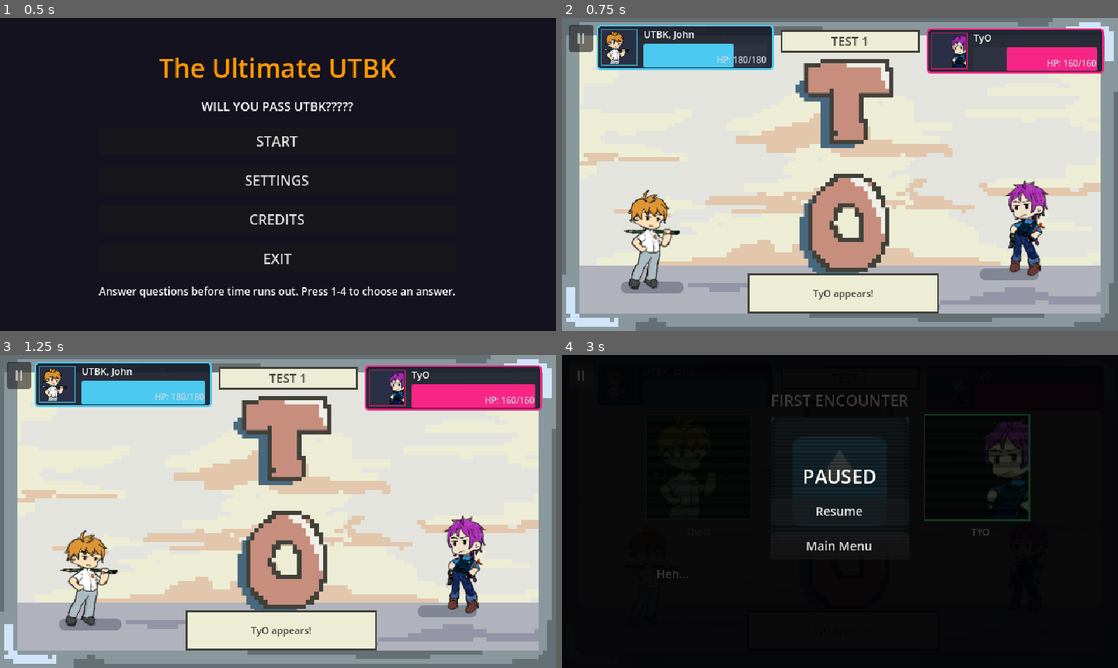
Above: before the commit, frames 1-4 (two rows, left to right).
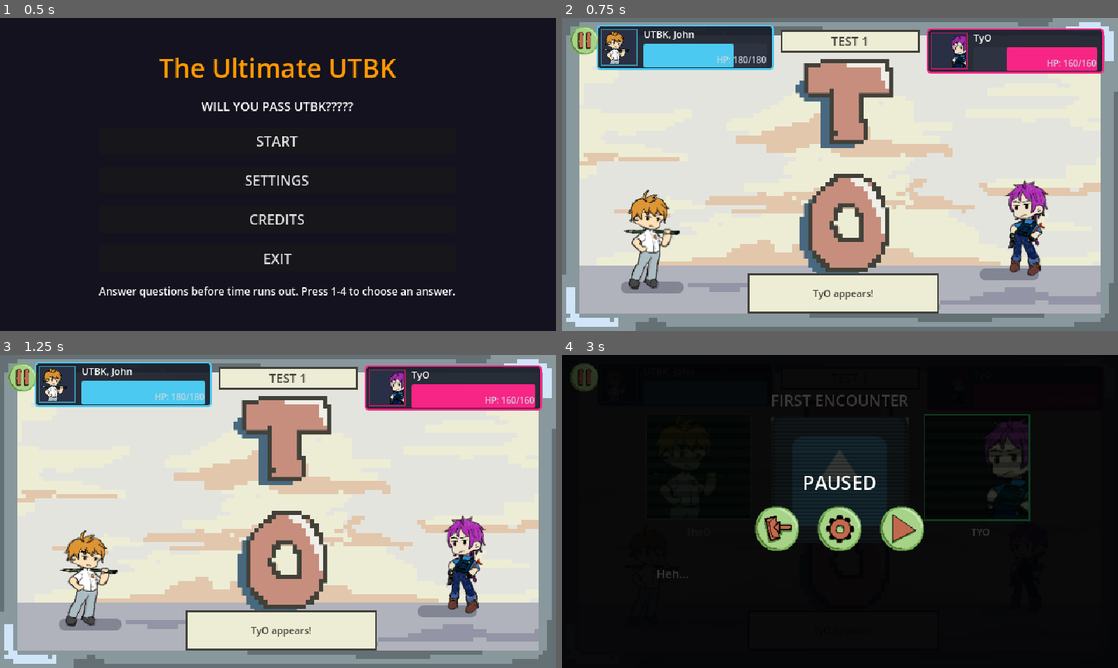
Above: after the commit, the same moments.

Repository: haikal0179/Hands-On-GIMAPP-Bytngjbbl
Game: Godot game, scene res://features/title/title.tscn
The game is run twice, just before and just after one commit, with the same random seed, the same clock (stepped at 60 frames per second) and the same inputs.
Inputs (mouse positions are in pixels of both pictures, inside the frame that each line leads up to; where the layout moved, square brackets give the same spot in the first picture):
- Up to frame 1 (0.5 s): no input
- Up to frame 2 (0.75 s): click "START" at 0.5 s
- Up to frame 3 (1.25 s): no input
- Up to frame 4 (3 s): click (584, 376) [578, 376] at 1.25 s; click (901, 530) [840, 511] at 2 s; click (584, 376) [578, 376] at 2.75 s

Frame 1 is identical in both runs. In frame 2, 0.4% of the frame differs, in the area x 1-7%, y 2-12%; in frame 3, 0.4%; in frame 4, 3.5%, in the area x 1-66%, y 2-63%.

Commit message:
feat(battle): change buttons icons, add settings button to pause menu, and Escape shortcut for the pause menu

Diff:
--- a/features/battle/battle.gd
+++ b/features/battle/battle.gd
@@ -9,6 +9,10 @@
 const UIKit := preload("res://core/ui_kit.gd")
 const QuizPanel := preload("res://features/quiz/quiz_panel.gd")
 const DialogueScene := preload("res://features/story/dialogue.tscn")
+const SettingsScene := preload("res://features/settings/settings.tscn")
+const EXIT_BUTTON_ICON := preload("res://assets/art/button/Exit button.png")
+const SETTINGS_BUTTON_ICON := preload("res://assets/art/button/Settings button.png")
+const RESUME_BUTTON_ICON := preload("res://assets/art/button/Play button.png")
 
 @export var intro_pause := 1.3      # jeda "musuh muncul" sebelum soal pertama
 @export var resolve_pause := 1.4    # jeda layar battle setelah jawaban (intermezzo)
@@ -32,6 +36,8 @@
 var finished := false
 var quiz
 var pause_layer: ColorRect
+var pause_canvas: CanvasLayer
+var pause_settings: Control
 var story_ui: CanvasLayer
 
 
@@ -53,6 +59,7 @@
 	quiz.answered.connect(_on_quiz_answered)
 
 	_build_pause_layer()
+	pause_canvas.get_node("PauseButton").escape_pressed.connect(_on_escape_pressed)
 
 	story_ui = DialogueScene.instantiate()
 	add_child(story_ui)
@@ -199,6 +206,33 @@
 	get_tree().paused = false
 
 
+func _on_escape_pressed() -> void:
+	if pause_settings != null:
+		_on_pause_settings_closed()
+	elif get_tree().paused:
+		_on_resume()
+	else:
+		_on_pause()
+
+
+func _on_pause_settings() -> void:
+	if pause_settings != null:
+		return
+
+	pause_layer.hide()
+	pause_settings = SettingsScene.instantiate()
+	pause_settings.set("close_to_main_menu", false)
+	pause_settings.connect("closed", _on_pause_settings_closed)
+	pause_canvas.add_child(pause_settings)
+
+
+func _on_pause_settings_closed() -> void:
+	if pause_settings != null:
+		pause_settings.queue_free()
+		pause_settings = null
+	pause_layer.show()
+
+
 func _on_quit() -> void:
 	get_tree().paused = false
 	Audio.set_music_ducked(false)
@@ -206,7 +240,7 @@
 
 
 func _build_pause_layer() -> void:
-	var pause_canvas := CanvasLayer.new()
+	pause_canvas = CanvasLayer.new()
 	pause_canvas.layer = 30
 	pause_canvas.process_mode = Node.PROCESS_MODE_ALWAYS
 	add_child(pause_canvas)
@@ -229,9 +263,23 @@
 	box.add_theme_constant_override("separation", 10)
 	center.add_child(box)
 	box.add_child(UIKit.make_label("PAUSED", 22))
-	var resume := UIKit.make_button("Resume", 14)
+
+	var buttons := HBoxContainer.new()
+	buttons.add_theme_constant_override("separation", 16)
+	buttons.alignment = BoxContainer.ALIGNMENT_CENTER
+	box.add_child(buttons)
+
+	var quit := UIKit.make_texture_button(EXIT_BUTTON_ICON, Vector2(56, 56))
+	quit.tooltip_text = "Exit to Main Menu"
+	quit.pressed.connect(_on_quit)
+	buttons.add_child(quit)
+
+	var settings := UIKit.make_texture_button(SETTINGS_BUTTON_ICON, Vector2(56, 56))
+	settings.tooltip_text = "Settings"
+	settings.pressed.connect(_on_pause_settings)
+	buttons.add_child(settings)
+
+	var resume := UIKit.make_texture_button(RESUME_BUTTON_ICON, Vector2(56, 56))
+	resume.tooltip_text = "Resume"
 	resume.pressed.connect(_on_resume)
-	box.add_child(resume)
-	var quit := UIKit.make_button("Main Menu", 14)
-	quit.pressed.connect(_on_quit)
-	box.add_child(quit)
+	buttons.add_child(resume)
--- a/features/battle/battle_ui.tscn
+++ b/features/battle/battle_ui.tscn
@@ -1,6 +1,8 @@
-[gd_scene load_steps=2 format=3]
+[gd_scene load_steps=4 format=3]
 
 [ext_resource type="Script" path="res://features/battle/battle_ui.gd" id="1"]
+[ext_resource type="Texture2D" path="res://assets/art/button/Pause button.png" id="2"]
+[ext_resource type="Script" path="res://features/battle/pause_input.gd" id="3"]
 
 [node name="BattleUI" type="Control"]
 layout_mode = 3
@@ -40,14 +42,17 @@
 text = "Test 1"
 horizontal_alignment = 1
 
-[node name="PauseButton" type="Button" parent="."]
+[node name="PauseButton" type="TextureButton" parent="."]
 unique_name_in_owner = true
+script = ExtResource("3")
 layout_mode = 0
 offset_left = 8.0
 offset_top = 8.0
-offset_right = 36.0
-offset_bottom = 36.0
-text = "II"
+offset_right = 44.0
+offset_bottom = 44.0
+texture_normal = ExtResource("2")
+ignore_texture_size = true
+stretch_mode = 5
 
 [node name="PlayerSprite" type="ColorRect" parent="."]
 unique_name_in_owner = true
--- /dev/null
+++ b/features/battle/pause_input.gd
@@ -0,0 +1,14 @@
+extends TextureButton
+
+signal escape_pressed
+
+
+func _ready() -> void:
+	process_mode = Node.PROCESS_MODE_ALWAYS
+	set_process_input(true)
+
+
+func _input(event: InputEvent) -> void:
+	if event is InputEventKey and event.pressed and not event.echo and event.keycode == KEY_ESCAPE:
+		get_viewport().set_input_as_handled()
+		escape_pressed.emit()
--- a/features/settings/settings.gd
+++ b/features/settings/settings.gd
@@ -1,7 +1,11 @@
 extends Control
+
+signal closed
 
 const UIKit := preload("res://core/ui_kit.gd")
 const CLOSE_ICON := preload("res://assets/art/button/Close button.png")
+
+@export var close_to_main_menu := true
 
 var volume_slider: HSlider
 var volume_value_label: Label
@@ -37,8 +41,15 @@
 		Vector2(-64.0, 16.0)
 	)
 	close_button.tooltip_text = "Back to Menu"
-	close_button.pressed.connect(func() -> void: GameState.goto(Config.SCENE_TITLE))
+	close_button.pressed.connect(_on_close_pressed)
 	add_child(close_button)
+
+
+func _on_close_pressed() -> void:
+	if close_to_main_menu:
+		GameState.goto(Config.SCENE_TITLE)
+	else:
+		closed.emit()
 
 
 func _on_volume_changed(value: float) -> void:
Not shown, added: features/battle/pause_input.gd.uid
